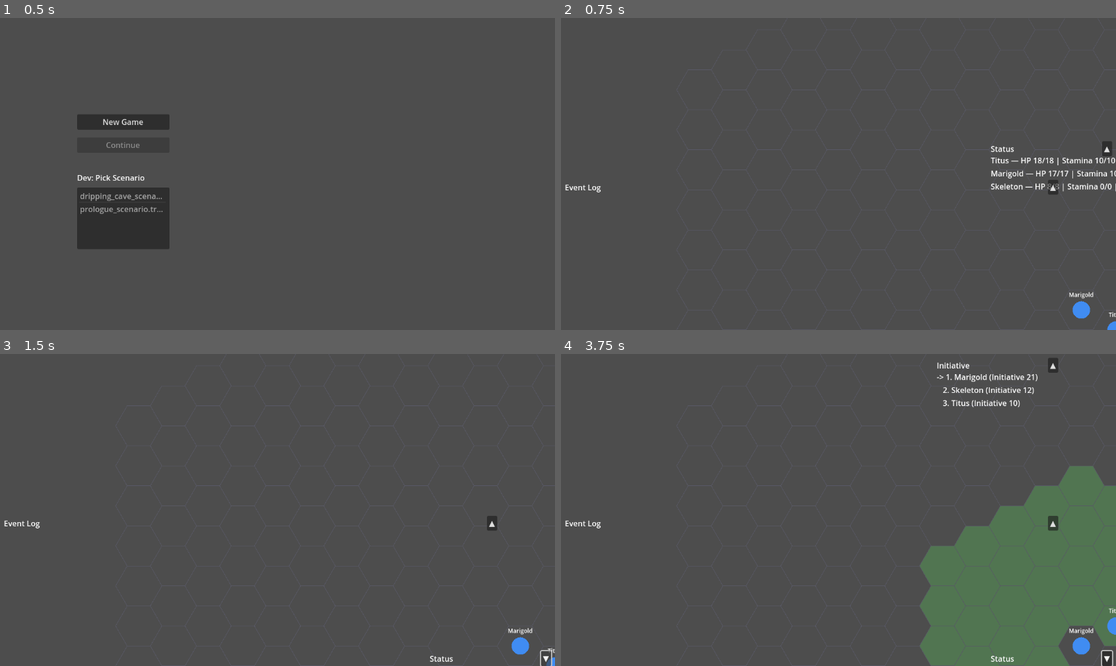
Above: before the commit, frames 1-4 (two rows, left to right).
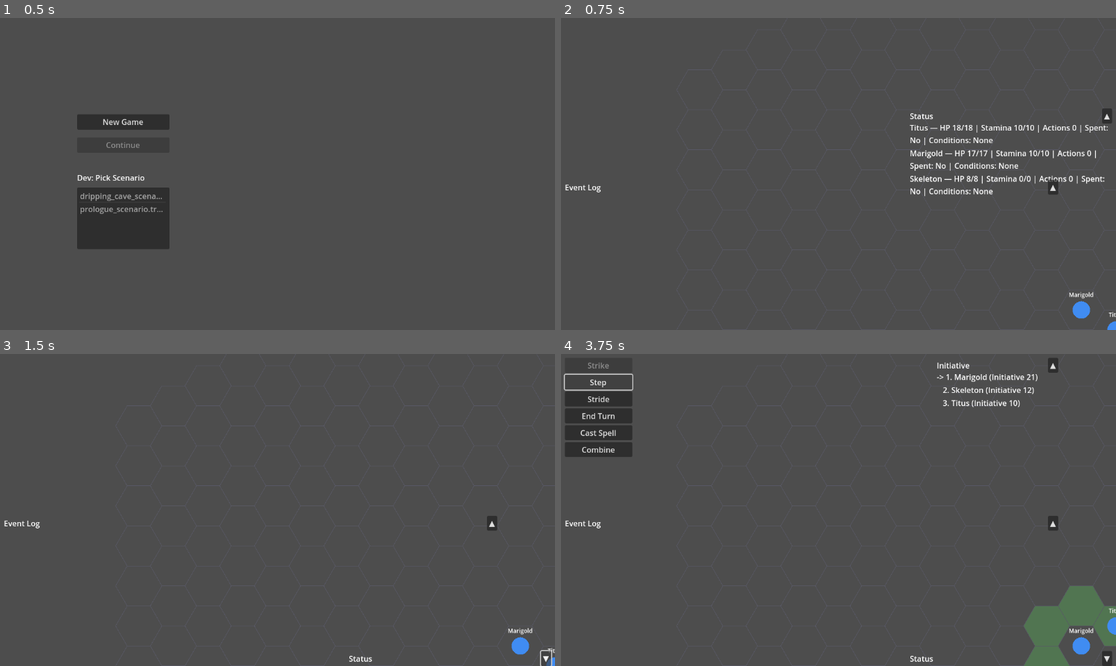
Above: after the commit, the same moments.

Repository: Pyroraptor/hykaen
Game: Godot game, scene res://scenes/TitleScreen.tscn
The game is run twice, just before and just after one commit, with the same random seed, the same clock (stepped at 60 frames per second) and the same inputs.
Inputs (mouse positions are in pixels of both pictures, inside the frame that each line leads up to):
- Up to frame 1 (0.5 s): no input
- Up to frame 2 (0.75 s): click "New Game" at 0.5 s
- Up to frame 3 (1.5 s): click "▲" at 1.25 s
- Up to frame 4 (3.75 s): click "▼" at 2 s; tap Enter at 2.75 s; move the mouse to (960, 494) at 2.77 s; hold Right (ui_right) 2.78-3.5 s; hold Shift 2.78-3.5 s; click (960, 494) at 2.92 s; click (599, 382) at 3.5 s, where only the run after the commit has a clickable "Step"

Frame 1 is identical in both runs. In frame 2, 2.2% of the frame differs, in the area x 62-100%, y 28-58%; in frame 3, less than 0.1%; in frame 4, 16%, in the area x 0-100%, y 2-100%.

Commit message:
fix(ui): widen status panel, move verb bar top-left vertical, add log scrollbar
Status panel: widened 252→420px, taller 392→460px, row labels autowrap
so status text no longer overflows off-screen.

Verb bar: moved from off-screen bottom to top-left (8,8), ButtonsContainer
changed HBox→VBox so verbs stack vertically instead of overlapping the log.

Event log: Content changed from VBoxContainer to ScrollContainer+Rows so
long logs scroll rather than overflow; new entries auto-scroll to bottom;
log labels also autowrap for long lines.

Co-Authored-By: Claude Sonnet 4.6 <noreply@anthropic.com>

Diff:
--- a/presentation/event_log_view.gd
+++ b/presentation/event_log_view.gd
@@ -127,7 +127,7 @@
 var _expanded_position: Vector2 = Vector2.ZERO
 var _expanded_size: Vector2 = Vector2.ZERO
 
-@onready var _rows_container: VBoxContainer = $Content
+@onready var _rows_container: VBoxContainer = $Content/Rows
 
 
 ## BUGFIX (post-iteration-E): this read-only projection panel is a full-width
@@ -574,10 +574,23 @@
 	var label := Label.new()
 	label.name = "Entry_%d" % sequence_number
 	label.mouse_filter = Control.MOUSE_FILTER_IGNORE
+	label.autowrap_mode = 3
+	label.size_flags_horizontal = Control.SIZE_EXPAND_FILL
 	label.text = text
 	if _rows_container != null:
 		_rows_container.add_child(label)
 	_labels.append(label)
+	call_deferred("_scroll_to_bottom")
+
+
+## _scroll_to_bottom() → void — scrolls $Content (ScrollContainer) to the
+## bottom so the newest entry is always visible. Called deferred after each
+## append so Godot has a frame to measure the new child's size first.
+func _scroll_to_bottom() -> void:
+	var scroll: ScrollContainer = $Content
+	if scroll == null:
+		return
+	scroll.scroll_vertical = scroll.get_v_scroll_bar().max_value
 
 
 ## _event_has(event, key) → bool — true iff `event` (a Dictionary or an
--- a/presentation/event_log_view.tscn
+++ b/presentation/event_log_view.tscn
@@ -32,10 +32,14 @@
 layout_mode = 2
 text = "▲"
 
-[node name="Content" type="VBoxContainer" parent="."]
+[node name="Content" type="ScrollContainer" parent="."]
 layout_mode = 2
 offset_top = 28.0
 offset_right = 1024.0
 offset_bottom = 312.0
 
+[node name="Rows" type="VBoxContainer" parent="Content"]
+layout_mode = 2
+size_flags_horizontal = 3
+
 [connection signal="pressed" from="Header/CollapseButton" to="." method="toggle_collapsed"]
--- a/presentation/status_panel_view.gd
+++ b/presentation/status_panel_view.gd
@@ -433,6 +433,7 @@
 		label = Label.new()
 		label.name = "Row_%s" % combatant_id
 		label.mouse_filter = Control.MOUSE_FILTER_IGNORE
+		label.autowrap_mode = 3
 		if _rows_container != null:
 			_rows_container.add_child(label)
 		_labels[combatant_id] = label
--- a/presentation/status_panel_view.tscn
+++ b/presentation/status_panel_view.tscn
@@ -9,8 +9,8 @@
 anchor_top = 1.0
 anchor_right = 1.0
 anchor_bottom = 1.0
-offset_left = -260.0
-offset_top = -392.0
+offset_left = -428.0
+offset_top = -460.0
 offset_right = -8.0
 offset_bottom = 0.0
 grow_horizontal = 0
@@ -20,7 +20,7 @@
 
 [node name="Header" type="HBoxContainer" parent="."]
 layout_mode = 2
-offset_right = 252.0
+offset_right = 420.0
 offset_bottom = 24.0
 
 [node name="TitleLabel" type="Label" parent="Header"]
@@ -35,7 +35,7 @@
 [node name="Content" type="VBoxContainer" parent="."]
 layout_mode = 2
 offset_top = 28.0
-offset_right = 252.0
-offset_bottom = 392.0
+offset_right = 420.0
+offset_bottom = 460.0
 
 [connection signal="pressed" from="Header/CollapseButton" to="." method="toggle_collapsed"]
--- a/presentation/verb_bar_view.gd
+++ b/presentation/verb_bar_view.gd
@@ -125,7 +125,7 @@
 ## across any later configure()/refresh_availability() call.
 var _locked: bool = false
 
-@onready var _buttons_container: HBoxContainer = $ButtonsContainer
+@onready var _buttons_container: VBoxContainer = $ButtonsContainer
 
 
 ## configure(registry) -> void — injects the CURRENT registry and rebuilds
--- a/presentation/verb_bar_view.tscn
+++ b/presentation/verb_bar_view.tscn
@@ -5,13 +5,13 @@
 [node name="VerbBarView" type="Control"]
 layout_mode = 3
 anchors_preset = 0
-offset_left = 260.0
-offset_top = 768.0
-offset_right = 772.0
-offset_bottom = 808.0
+offset_left = 8.0
+offset_top = 8.0
+offset_right = 148.0
+offset_bottom = 308.0
 script = ExtResource("1_verbbarview")
 
-[node name="ButtonsContainer" type="HBoxContainer" parent="."]
+[node name="ButtonsContainer" type="VBoxContainer" parent="."]
 layout_mode = 2
-offset_right = 512.0
-offset_bottom = 32.0
+offset_right = 140.0
+offset_bottom = 300.0
